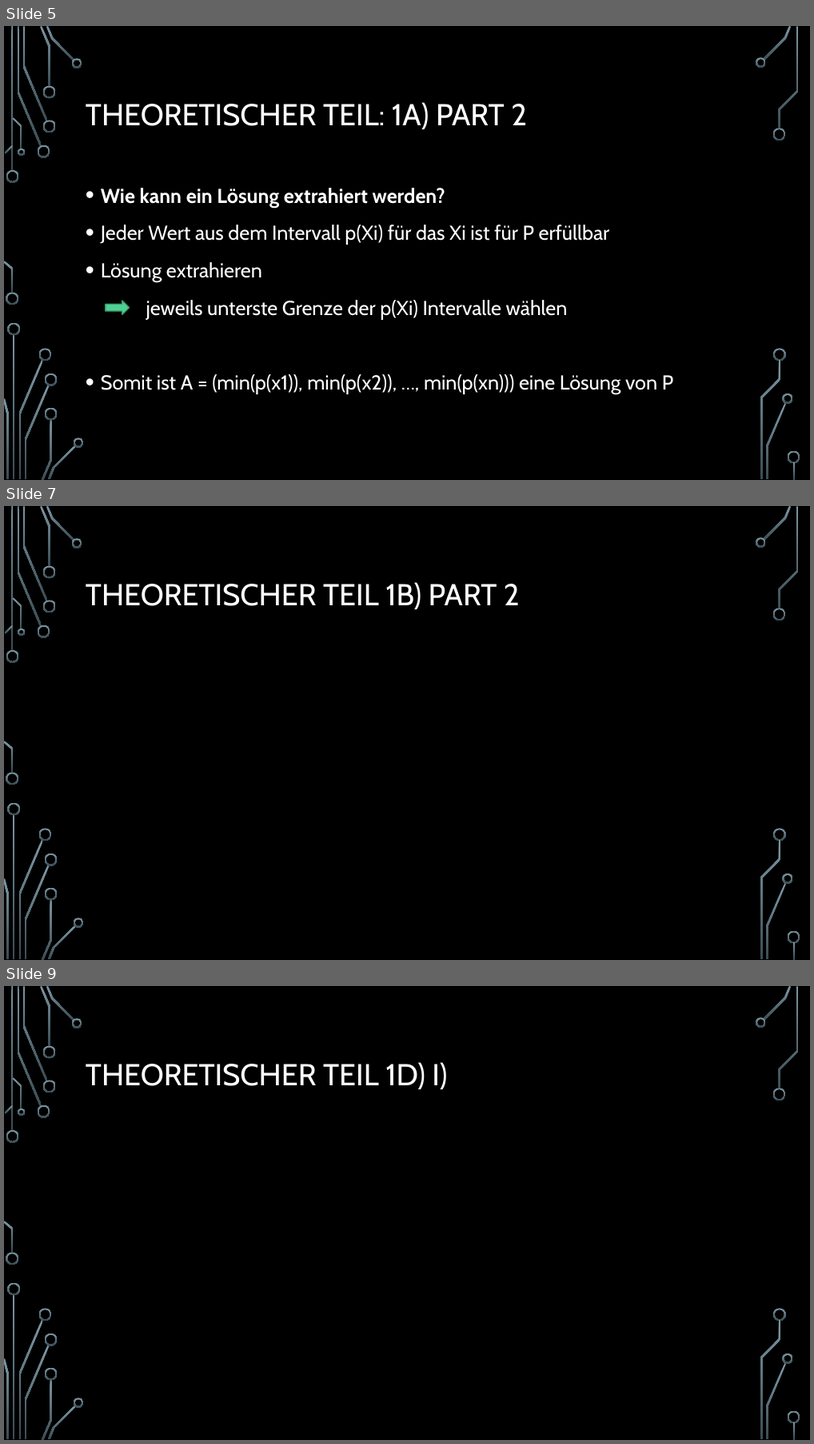
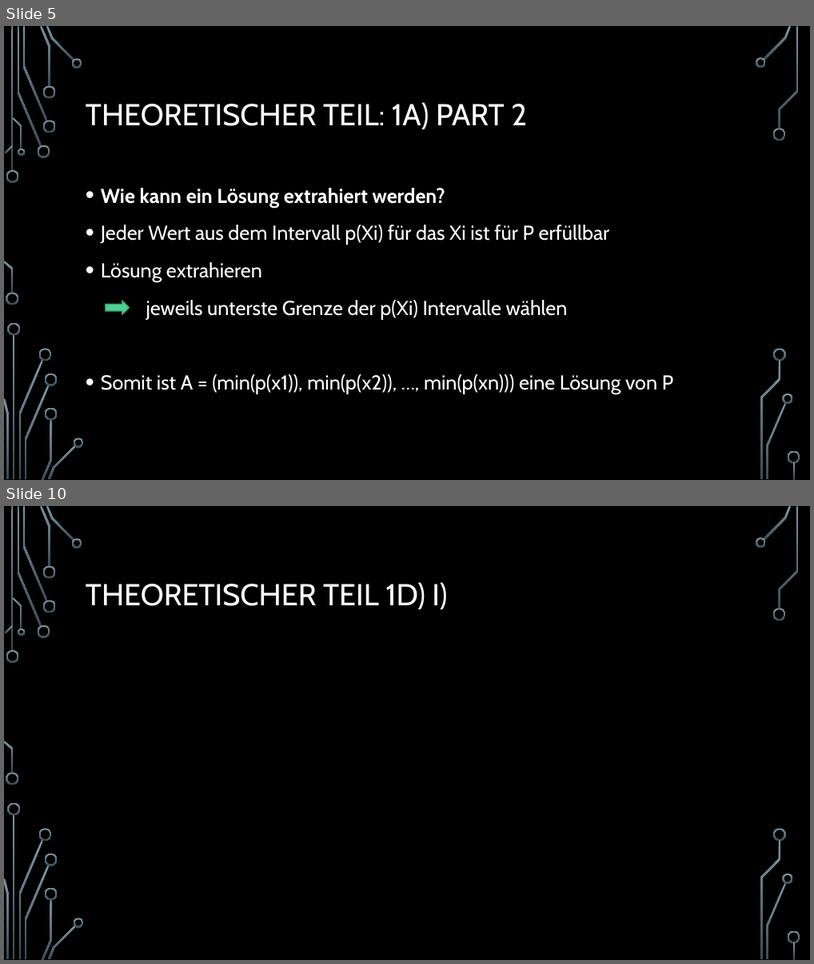
Before and after one commit to Fixeres/HybrideSysteme, a slide deck: src/resources/Hybride systeme.pptx. Shown one above the other, each under a label of ours: slides 5, 7 and 9 before the commit, slides 5 and 10 after it; the slides between them are not shown. The pictures are 814x1444 and 814x964 pixels, drawn with LibreOffice and Linux fonts; fonts in the diff are those of the drawing; background and template pictures are left out. Boxes give left, top, right and bottom in pixels: in the first picture for what was removed or moved away, otherwise in the second. Text is boxed around its words. In the diff, an @@ line names an element or a change of style, - is before the commit and + after.

```diff
--- a/src/resources/Hybride systeme.pptx
+++ b/src/resources/Hybride systeme.pptx
@@ slide 7 removed at (4, 506, 810, 960), background picture (left out); not listed: 36 template elements that a slide beside it also shows @@
@@ title removed at (86, 582, 520, 609) @@
-THEORETISCHER TEIL 1B) PART 2
@@ what was slide 9 is now slide 10 @@
```
Also in this commit, not shown: 4 slides changed, 3 slides added, 1 other file.
